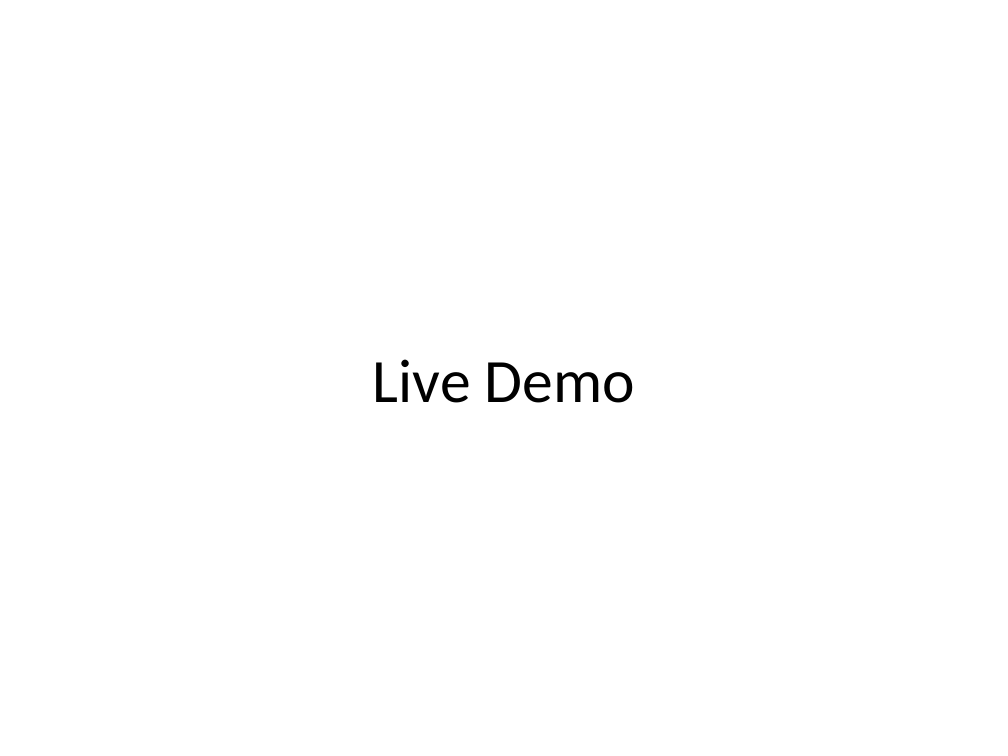
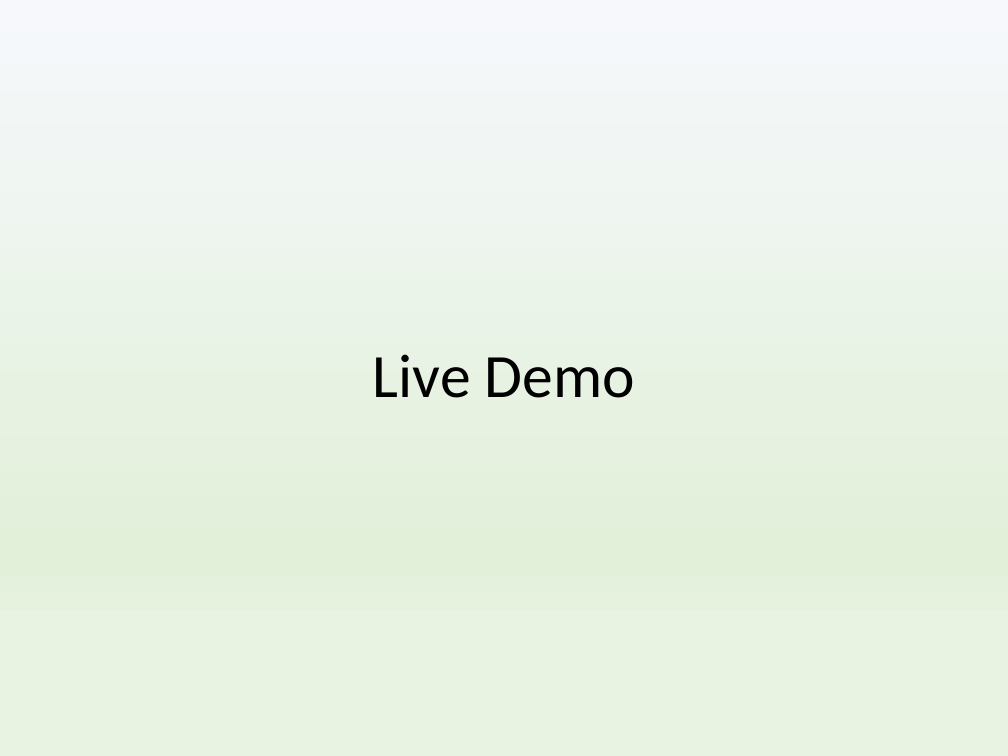
Before and after one commit to MIDw17group02/sightseeingApp, a slide deck: slide 7 of NiceTours Presentation.pptx (slide 9 before the commit). Drawn at 1008x756 pixels with LibreOffice and Linux fonts; fonts in the diff are those of the drawing. Boxes give left, top, right and bottom in pixels: in the first picture for what was removed or moved away, otherwise in the second. Text is boxed around its words. In the diff, an @@ line names an element or a change of style, - is before the commit and + after.

```diff
--- a/NiceTours Presentation.pptx
+++ b/NiceTours Presentation.pptx
@@ background #FFFFFF to gradient #F6F8FC to #E2F0D9 to #E8F3E1 @@
@@ title "Live Demo" at [373,354,635,398]: line spacing 1 to 0.9 @@
```
Also in this commit, not shown: 7 other slides changed, 2 slides added, 3 slides removed, 16 other files.
